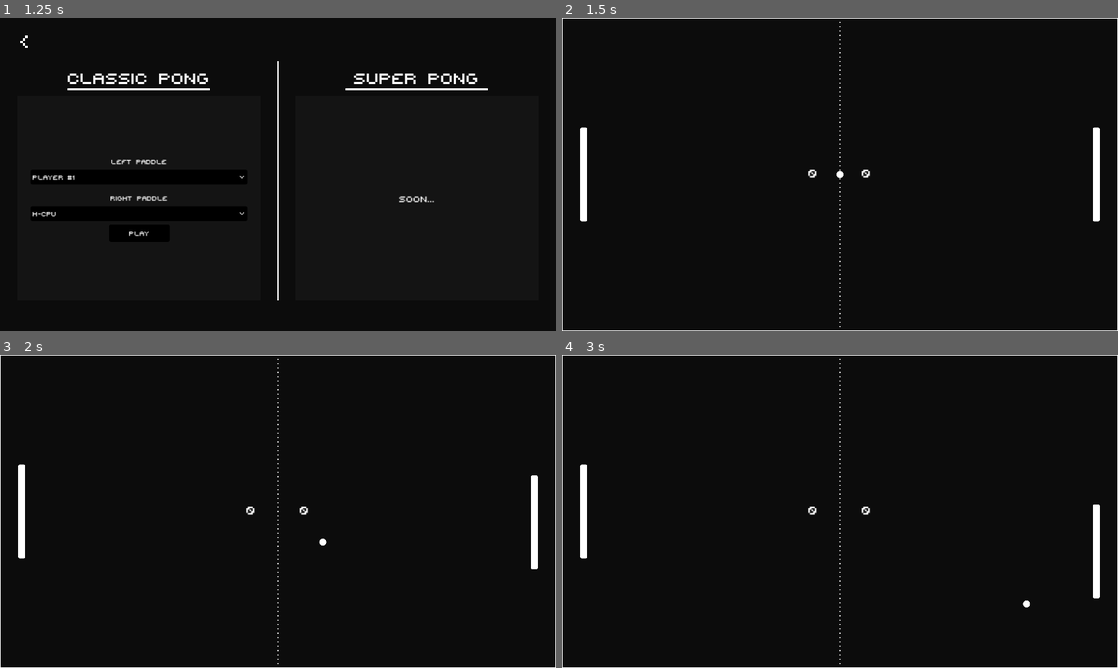
Above: before the commit, frames 1-4 (two rows, left to right).
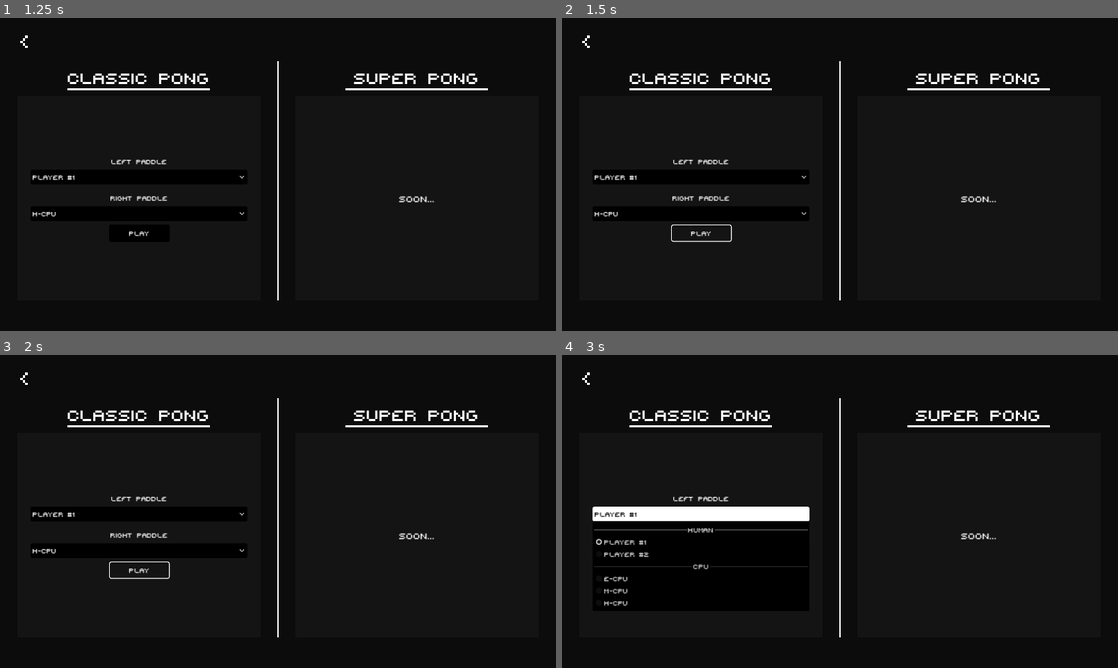
Above: after the commit, the same moments.

Repository: IamFastre/super-pong
Game: Godot game, scene res://scenes/levels/main_menu.tscn
Two runs of this game, one before a commit and one after it. Both use one fixed random seed, a clock stepped at 60 frames per second and the inputs below.
Inputs (mouse positions are in pixels of both pictures, inside the frame that each line leads up to):
- Up to frame 1 (1.25 s): click "Start" at 0.5 s
- Up to frame 2 (1.5 s): click "Play" at 1.25 s
- Up to frame 3 (2 s): no input
- Up to frame 4 (3 s): click (701, 570) at 2 s, where only the run after the commit has a clickable "Play"; click (701, 514) at 2.75 s, where only the run after the commit has a clickable "Player #1"

Frame 1 is identical in both runs. In frame 2, 3.4% of the frame differs, in the area x 0-100%, y 0-100%; in frame 3, 3.4%; in frame 4, 5.4%.
Error after the commit: Parse Error: Preload file "res://scenes/screens/game_over.tscn" does not exist. (res://scenes/levels/scripts/classic_game.gd:23)

Commit message:
`game manager node -> classic game` to fit with the other names

Diff:
--- a/scenes/levels/mode_selector.tscn
+++ b/scenes/levels/mode_selector.tscn
@@ -240,11 +240,16 @@
 
 [node name="BackButton" type="Button" parent="ModeSelector"]
 texture_filter = 1
-layout_mode = 0
-offset_left = 30.0
-offset_top = 30.0
-offset_right = 80.0
-offset_bottom = 80.0
+layout_mode = 1
+anchors_preset = -1
+anchor_left = 0.043
+anchor_top = 0.076
+anchor_right = 0.043
+anchor_bottom = 0.076
+offset_left = -25.04
+offset_top = -24.72
+offset_right = 24.96
+offset_bottom = 25.28
 mouse_default_cursor_shape = 2
 theme_override_styles/focus = SubResource("StyleBoxEmpty_gh2n6")
 icon = ExtResource("11_ps74u")
--- a/scenes/levels/scripts/classic_game.gd
+++ b/scenes/levels/scripts/classic_game.gd
@@ -1,4 +1,4 @@
-class_name GameManagerNode extends Node
+class_name ClassicGame extends Node
 
 @export_group("Player 1", "left_")
 @export var left_score:int = 0
@@ -16,8 +16,20 @@
 
 @export_group("Ball")
 @export var spawn_ball_on_start:bool = true
-@export var ball:PackedScene = preload("res://scenes/ball.tscn")
+@export var ball_packed:PackedScene = preload("res://scenes/ball.tscn")
 @export var initial_position:Vector2 = Vector2(640, 360)
+
+@export_group("Game Over Screen", "go_")
+@export var go_scene:PackedScene = preload("res://scenes/screens/game_over.tscn")
+@export var go_score_goal:int = 10
+
+var running:bool = true :
+	get: return running
+	set(value):
+		if left_paddle.movement and right_paddle.movement:
+			left_paddle.movement.disabled = not value
+			right_paddle.movement.disabled = not value
+		running = value
 
 signal ball_spawned(ball:BallNode)
 
@@ -30,17 +42,23 @@
 
 #=====================================================================#
 
+func score_goal_met() -> bool:
+	return left_score >= go_score_goal or right_score >= go_score_goal
+
 func spawn_ball() -> void:
-	var ball_node := ball.instantiate() as BallNode
-	ball_node.position = initial_position
-	call_deferred('add_sibling', ball_node)
-	ball_spawned.emit(ball_node)
+	if running:
+		var ball_node := ball_packed.instantiate() as BallNode
+		ball_node.position = initial_position
+		call_deferred('add_child', ball_node)
+		ball_spawned.emit(ball_node)
 
 func on_score(to_player:Side) -> void:
 	match to_player:
 		Side.LEFT: left_score += 1
 		Side.RIGHT: right_score += 1
-	spawn_ball()
+
+	if not score_goal_met():
+		spawn_ball()
 
 func setup_paddle(paddle:PaddleNode, info:PlayerInfo) -> void:
 	var movement = info.get_movement_node()
@@ -52,20 +70,64 @@
 
 	paddle.add_child(movement)
 
+func game_over() -> void:
+	running = false
+	Input.set_mouse_mode(Input.MOUSE_MODE_VISIBLE)
+	left_label.visible = false
+	right_label.visible = false
+
+	var go_screen = go_scene.instantiate() as GameOverScreen
+	go_screen.game = self
+	go_screen.score_left = left_score
+	go_screen.score_right = right_score
+
+	if left_score > right_score:
+		go_screen.winner_name = left_info.name
+		go_screen.winner_side = "left"
+	elif left_score < right_score:
+		go_screen.winner_name = right_info.name
+		go_screen.winner_side = "right"
+
+	add_child(go_screen)
+
+func restart() -> void:
+	running = true
+	Input.set_mouse_mode(Input.MOUSE_MODE_HIDDEN)
+	left_label.visible = true
+	right_label.visible = true
+
+	for c in get_children():
+		if c is BallNode:
+			c.queue_free()
+
+	left_score = 0
+	right_score = 0
+	left_paddle.position.y = Constants.screensize.y / 2
+	right_paddle.position.y = Constants.screensize.y / 2
+	spawn_ball()
+
 #=====================================================================#
 
+func _enter_tree() -> void:
+	Input.set_mouse_mode(Input.MOUSE_MODE_HIDDEN)
+
+func _exit_tree() -> void:
+	Input.set_mouse_mode(Input.MOUSE_MODE_VISIBLE)
+
 func _ready() -> void:
-	Input.set_mouse_mode(Input.MOUSE_MODE_HIDDEN)
+	setup_paddle(left_paddle, left_info)
+	setup_paddle(right_paddle, right_info)
 
 	left_goal.scored.connect(on_score.bind(Side.RIGHT))
 	right_goal.scored.connect(on_score.bind(Side.LEFT))
-
-	setup_paddle(left_paddle, left_info)
-	setup_paddle(right_paddle, right_info)
 
 	if spawn_ball_on_start:
 		spawn_ball()
 
 func _process(_delta:float) -> void:
+	if running and score_goal_met():
+		game_over()
+		print(running)
+
 	left_label.text = str(left_score)
 	right_label.text = str(right_score)
--- a/scenes/levels/scripts/mode_selector.gd
+++ b/scenes/levels/scripts/mode_selector.gd
@@ -28,7 +28,7 @@
 	SceneManager.back()
 
 func _on_play_pressed() -> void:
-	var game := classic_packed_scene.instantiate() as GameManagerNode
+	var game := classic_packed_scene.instantiate() as ClassicGame
 	game.left_info = get_selected(classic_left_options)
 	game.right_info = get_selected(classic_right_options)
 	SceneManager.switch_to_node(game)
